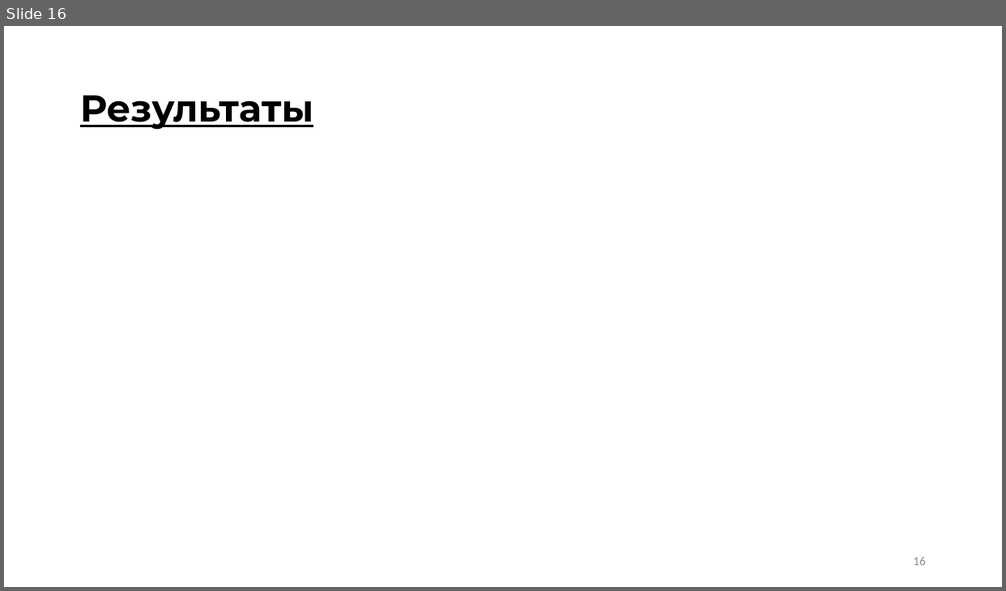
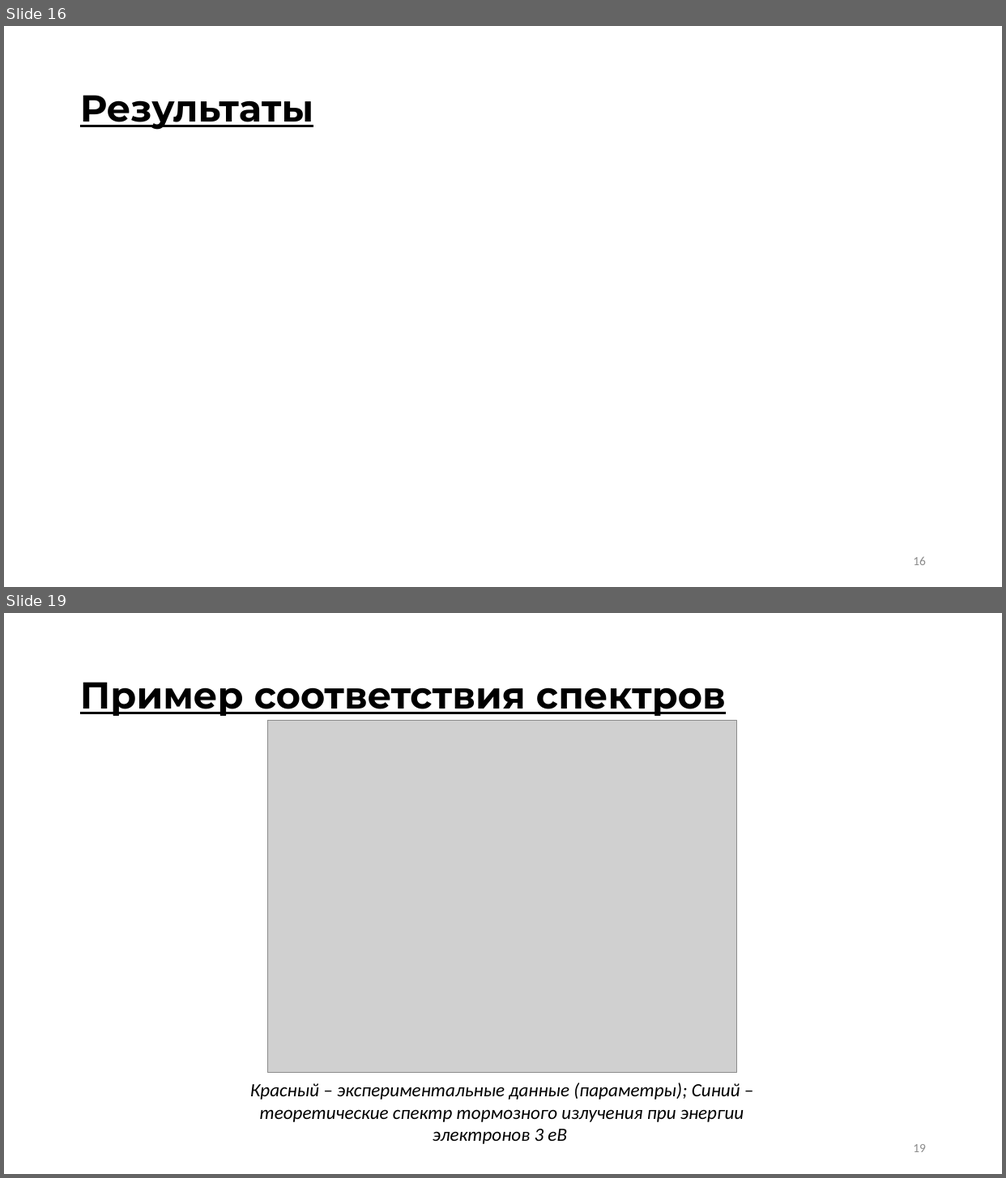
Before and after one commit to ulanich/msu, a slide deck: МАГ.ДИСС/предзащита.pptx. Shown one above the other, each under a label of ours: slide 16 before the commit, slides 16 and 19 after it; the slides between them are not shown. The pictures are 1006x591 and 1006x1178 pixels, drawn with LibreOffice and Linux fonts; fonts in the diff are those of the drawing; grey boxes stand for pictures. Boxes give left, top, right and bottom in pixels: in the first picture for what was removed or moved away, otherwise in the second. Text is boxed around its words. In the diff, an @@ line names an element or a change of style, - is before the commit and + after.

```diff
--- a/МАГ.ДИСС/предзащита.pptx
+++ b/МАГ.ДИСС/предзащита.pptx
@@ slide 19 added at (4, 613, 1002, 1174), background #FFFFFF @@
@@ title added at (80, 682, 726, 716), 36 pt, text #000000, bold, underline @@
+Пример соответствия спектров
@@ picture added at (267, 721, 737, 1072) @@
@@ text added at (250, 1083, 744, 1144), 18 pt, text #000000, italic @@
+Красный – экспериментальные данные (параметры); Синий – теоретические спектр тормозного излучения при энергии электронов 3 еВ
@@ page number added at (913, 1144, 926, 1152), 12 pt, text #8C8C8C @@
+19
```
Also in this commit, not shown: 2 other slides added.
